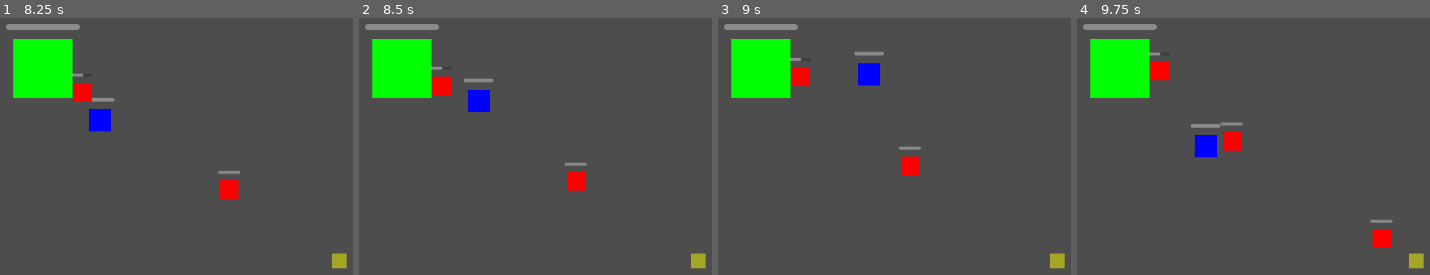
Above: before the commit, frames 1-4 (left to right).
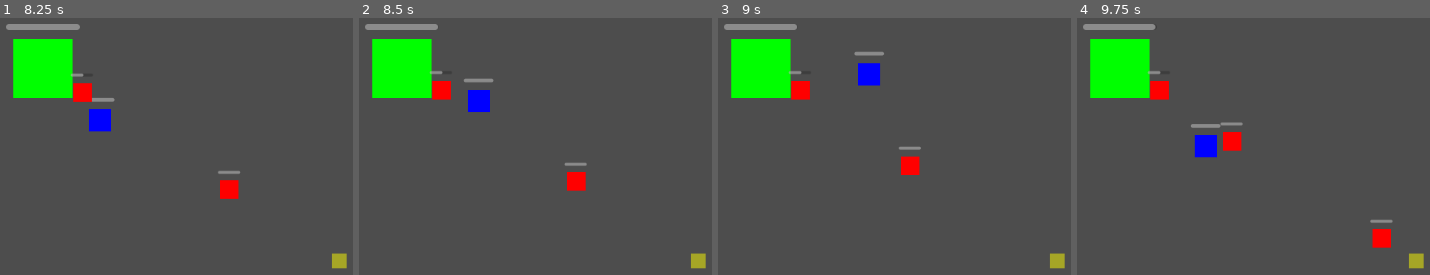
Above: after the commit, the same moments.

Repository: krisrandall/lor-elementals
Game: Godot game, scene res://scenes/main.tscn
Same seed, same stepped clock (60 frames per second), same inputs: the game is played once before the commit and once after it.
Inputs (mouse positions are in pixels of both pictures, inside the frame that each line leads up to):
- Up to frame 1 (8.25 s): tap Enter at 0.5 s; move the mouse to (292, 115) at 0.52 s; click (292, 115) at 0.67 s; move the mouse to (outside the picture) at 1.27 s; click (outside the picture) at 1.42 s; move the mouse to (197, 25) at 2.02 s; click (197, 25) at 2.17 s; move the mouse to (77, 249) at 2.77 s; click (77, 249) at 2.92 s; move the mouse to (outside the picture) at 3.52 s; click (outside the picture) at 3.67 s; move the mouse to (outside the picture) at 4.27 s; click (outside the picture) at 4.42 s; move the mouse to (155, 141) at 5.02 s; click (155, 141) at 5.17 s; move the mouse to (outside the picture) at 5.77 s; click (outside the picture) at 5.92 s; move the mouse to (292, 115) at 6.52 s; click (292, 115) at 6.67 s; move the mouse to (outside the picture) at 7.27 s; click (outside the picture) at 7.42 s; move the mouse to (197, 25) at 8.02 s; click (197, 25) at 8.17 s
- Up to frame 2 (8.5 s): no input
- Up to frame 3 (9 s): move the mouse to (795, 249) at 8.77 s; click (795, 249) at 8.92 s
- Up to frame 4 (9.75 s): move the mouse to (outside the picture) at 9.52 s; click (outside the picture) at 9.67 s

Frame 1 is identical in both runs. In frame 2, 0.3% of the frame differs, in the area x 19-27%, y 2-32%; in frame 3, 0.6%; in frame 4, 0.9%.

Commit message:
Bigger attack range for enemies means they now damage the home castle

Diff:
--- a/scripts/entities/enemy_character.gd
+++ b/scripts/entities/enemy_character.gd
@@ -17,7 +17,8 @@
 	# Give enemy a basic attack weapon
 	var claw = Weapon.new("Claws", GameEnums.ItemType.WEAPON_HANDHELD, GameEnums.ElementType.NONE)
 	claw.damage = 5.0
-	claw.attack_range = 35.0
+	# NB: range must be greater than the size of the home castle distance from its center to its walls
+	claw.attack_range = 60.0
 	claw.attack_speed = 1.0
 
 	var simple_blueprint = Blueprint.new("Enemy", GameEnums.EntityType.CHARACTER)
